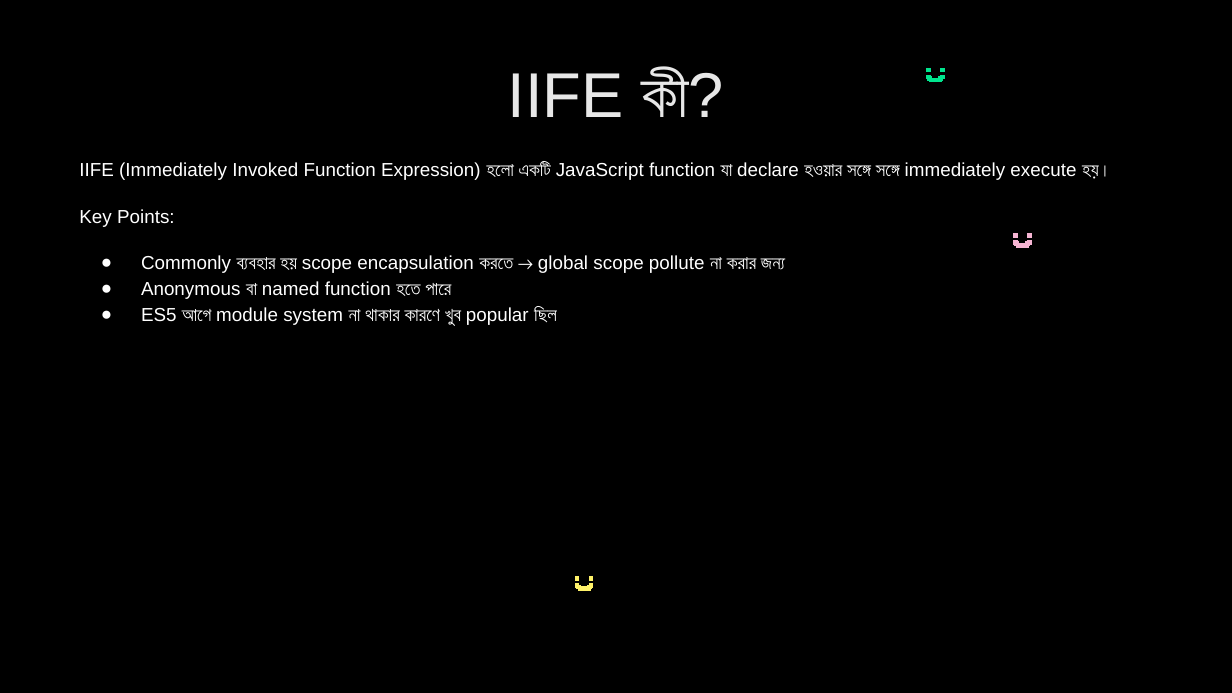
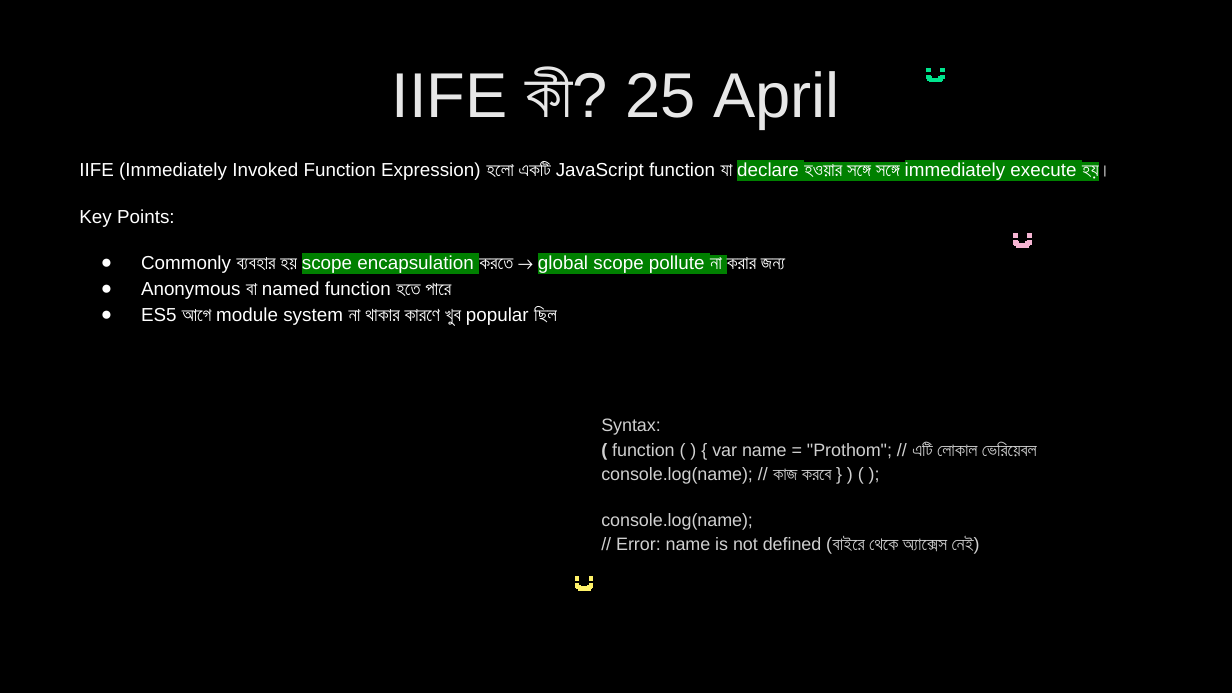
Before and after one commit to nabila-nuzhat/class-js, a slide deck: slide 28 of Interview Question JavaScript_HIGHLIGHTED.pptx. Drawn at 1232x693 pixels with LibreOffice and Linux fonts; fonts in the diff are those of the drawing. Boxes give left, top, right and bottom in pixels: in the first picture for what was removed or moved away, otherwise in the second. Text is boxed around its words. In the diff, an @@ line names an element or a change of style, - is before the commit and + after.

```diff
--- a/Interview Question JavaScript_HIGHLIGHTED.pptx
+++ b/Interview Question JavaScript_HIGHLIGHTED.pptx
@@ title at (x1=392, y1=68, x2=839, y2=129): text changed @@
-IIFE কী?
+IIFE কী? 25 April
@@ text at (x1=79, y1=162, x2=1111, y2=276): highlight none to #008000 in "declare হওয়ার সঙ্গে সঙ্গে immediately execute হয়।", "scope encapsulation global scope pollute না" @@
@@ text added at (x1=601, y1=418, x2=1037, y2=554), 10.5 pt, text #D0D0D0 @@
+Syntax:
+( function ( ) { var name = "Prothom"; // এটি লোকাল ভেরিয়েবল console.log(name); // কাজ করবে } ) ( );
+console.log(name);
+// Error: name is not defined (বাইরে থেকে অ্যাক্সেস নেই)
```
Also in this commit, not shown: 4 other slides changed, 1 slide added.
